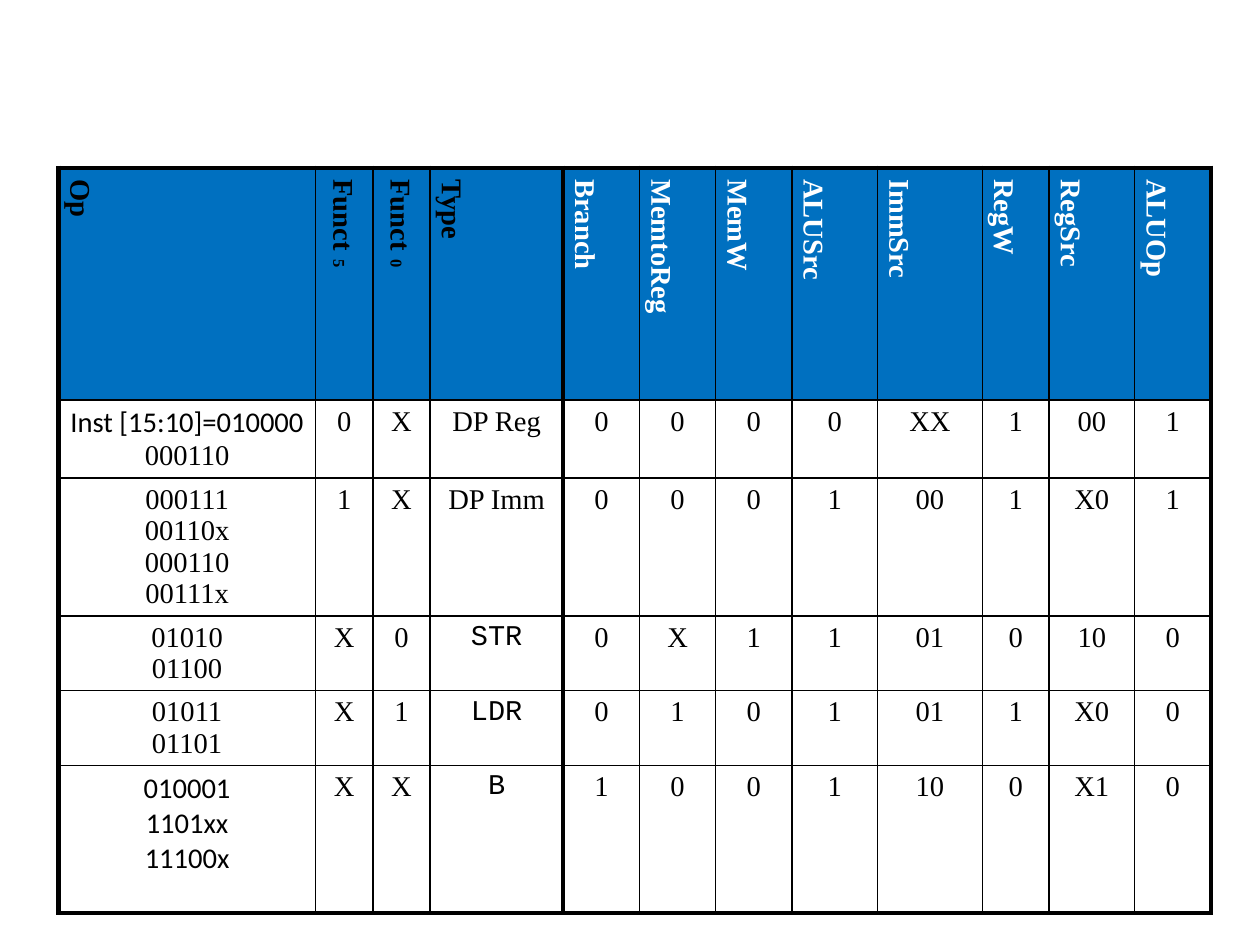
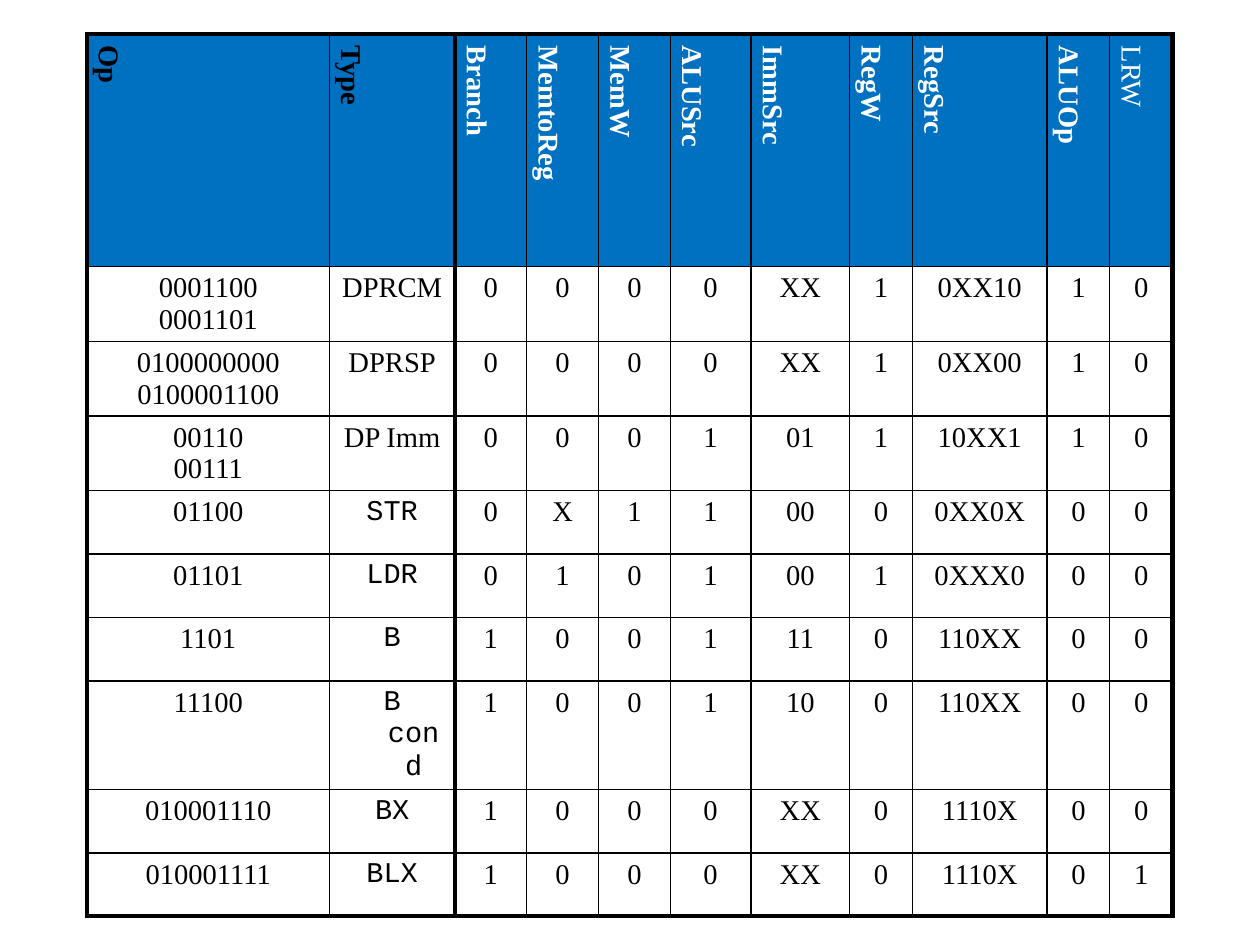
Before and after one commit to jardelufc/RISCME, a slide deck: slide 4 of docs/RISCME..pptx. Drawn at 1260x945 pixels with LibreOffice and Linux fonts; fonts in the diff are those of the drawing. Boxes give left, top, right and bottom in pixels: in the first picture for what was removed or moved away, otherwise in the second. Text is boxed around its words. In the diff, an @@ line names an element or a change of style, - is before the commit and + after.

```diff
--- a/docs/RISCME..pptx
+++ b/docs/RISCME..pptx
@@ table at bbox=[87, 34, 1174, 889] @@
-Op | Funct5 | Funct0 | Type | Branch | MemtoReg | MemW | ALUSrc | ImmSrc | RegW | RegSrc | ALUOp
-Inst [15:10]=010000 / 000110 | 0 | X | DP Reg | 0 | 0 | 0 | 0 | XX | 1 | 00 | 1
-000111 / 00110x / 000110 / 00111x | 1 | X | DP Imm | 0 | 0 | 0 | 1 | 00 | 1 | X0 | 1
-01010 / 01100 | X | 0 | STR | 0 | X | 1 | 1 | 01 | 0 | 10 | 0
-01011 / 01101 | X | 1 | LDR | 0 | 1 | 0 | 1 | 01 | 1 | X0 | 0
-010001 / 1101xx / 11100x | X | X | B | 1 | 0 | 0 | 1 | 10 | 0 | X1 | 0
+Op | Type | Branch | MemtoReg | MemW | ALUSrc | ImmSrc | RegW | RegSrc | ALUOp | LRW
+0001100 / 0001101 | DPRCM | 0 | 0 | 0 | 0 | XX | 1 | 0XX10 | 1 | 0
+0100000000 / 0100001100 | DPRSP | 0 | 0 | 0 | 0 | XX | 1 | 0XX00 | 1 | 0
+00110 / 00111 | DP Imm | 0 | 0 | 0 | 1 | 01 | 1 | 10XX1 | 1 | 0
+01100 | STR | 0 | X | 1 | 1 | 00 | 0 | 0XX0X | 0 | 0
+01101 | LDR | 0 | 1 | 0 | 1 | 00 | 1 | 0XXX0 | 0 | 0
+1101 | B | 1 | 0 | 0 | 1 | 11 | 0 | 110XX | 0 | 0
+11100 | B cond | 1 | 0 | 0 | 1 | 10 | 0 | 110XX | 0 | 0
+010001110 | BX | 1 | 0 | 0 | 0 | XX | 0 | 1110X | 0 | 0
+010001111 | BLX | 1 | 0 | 0 | 0 | XX | 0 | 1110X | 0 | 1
@@ table: place and size @@
-table at bbox=[58, 168, 1213, 893]
+table at bbox=[87, 34, 1174, 889]
```
Also in this commit, not shown: 6 other slides changed, 2 slides removed, 1 other file.
